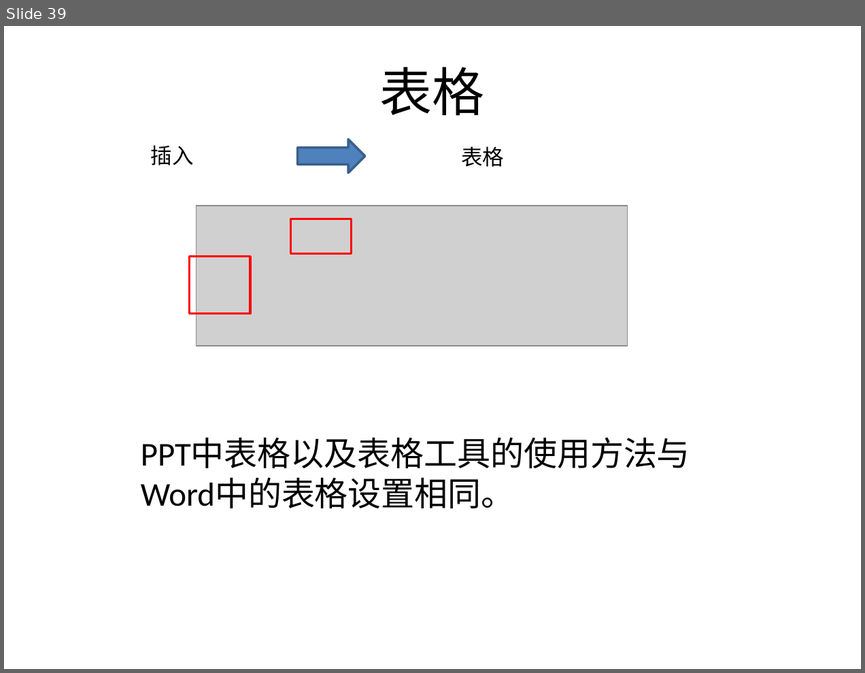
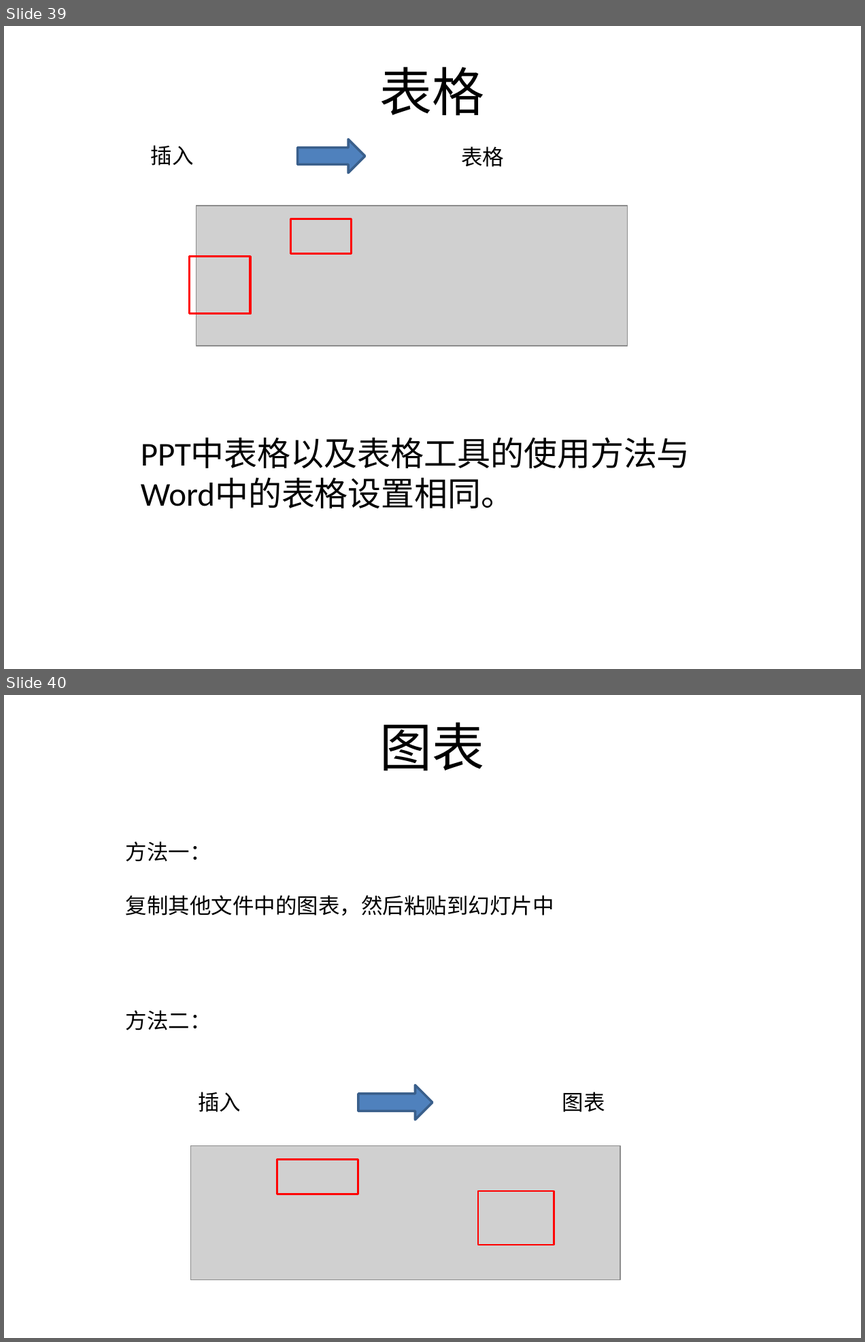
Before and after one commit to sans123wx/class, a slide deck: 第5章ppt/PowerPoint.pptx. Shown one above the other, each under a label of ours: slide 39 before the commit, slides 39 and 40 after it. The pictures are 865x673 and 865x1342 pixels, drawn with LibreOffice and Linux fonts; fonts in the diff are those of the drawing; grey boxes stand for pictures. Boxes give left, top, right and bottom in pixels: in the first picture for what was removed or moved away, otherwise in the second. Text is boxed around its words. In the diff, an @@ line names an element or a change of style, - is before the commit and + after.

```diff
--- a/第5章ppt/PowerPoint.pptx
+++ b/第5章ppt/PowerPoint.pptx
@@ slide 40 added at [4, 695, 861, 1338], background #FFFFFF @@
@@ title added at [380, 722, 485, 770], 44 pt, text #000000 @@
+图表
@@ text added at [126, 841, 211, 862], 18 pt, text #000000 @@
+方法一：
@@ text added at [126, 895, 554, 915], 18 pt, text #000000 @@
+复制其他文件中的图表，然后粘贴到幻灯片中
@@ text added at [126, 1010, 211, 1030], 18 pt, text #000000 @@
+方法二：
@@ text added at [198, 1091, 241, 1112], 18 pt, text #000000 @@
+插入
@@ right arrow added at [358, 1085, 432, 1119], fill #4F81BD, outline #3A5F8C 2 pt @@
@@ text added at [562, 1091, 605, 1112], 18 pt, text #000000 @@
+图表
@@ picture added at [191, 1146, 620, 1279] @@
@@ rectangle added at [277, 1159, 358, 1193], outline #FF0000 1.5 pt @@
@@ rectangle added at [478, 1190, 554, 1244], outline #FF0000 1.5 pt @@
```
Also in this commit, not shown: 1 slide changed, 5 other slides added, 9 other files.
